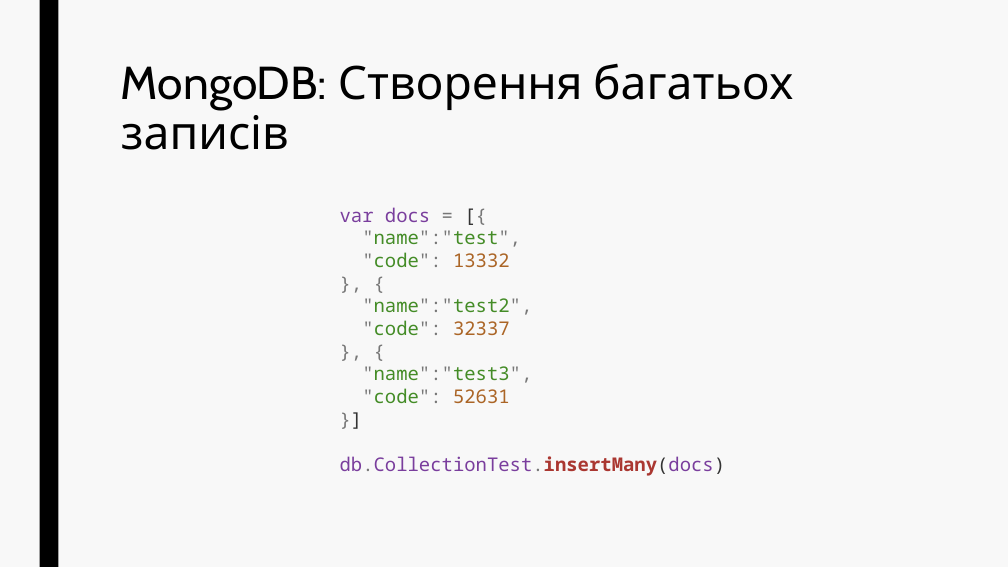
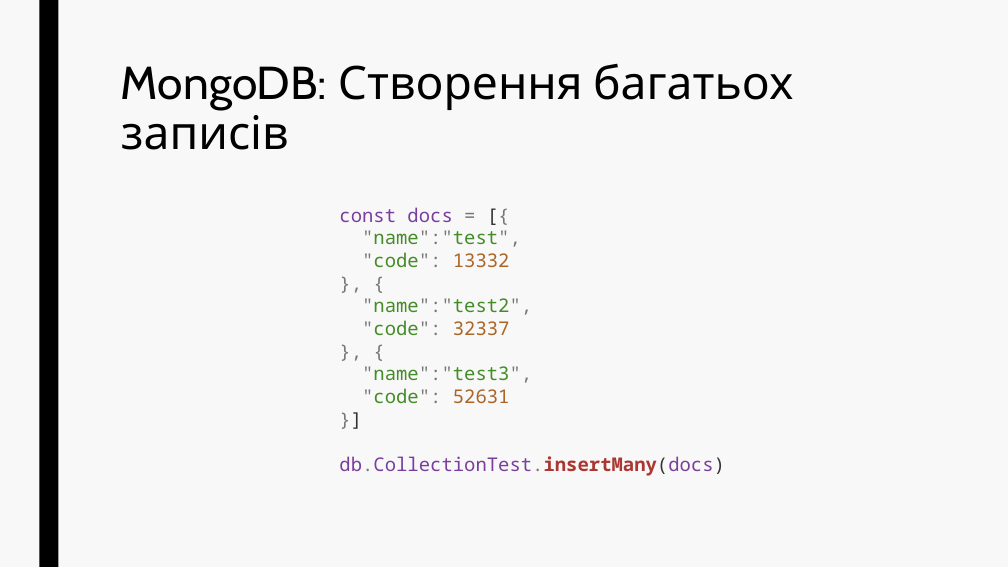
Before and after one commit to vitaliipolovyi/web-part2, a slide deck: slide 58 of Lectures/Presentations/MongoDB P.1.pptx. Drawn at 1008x567 pixels with LibreOffice and Linux fonts; fonts in the diff are those of the drawing. Boxes give left, top, right and bottom in pixels: in the first picture for what was removed or moved away, otherwise in the second. Text is boxed around its words. In the diff, an @@ line names an element or a change of style, - is before the commit and + after.

```diff
--- a/Lectures/Presentations/MongoDB P.1.pptx
+++ b/Lectures/Presentations/MongoDB P.1.pptx
@@ text at <box>339,207,452,222</box>: text changed @@
-var docs = [{
+const docs = [{
```
Also in this commit, not shown: 18 other slides changed, 10 other files.
